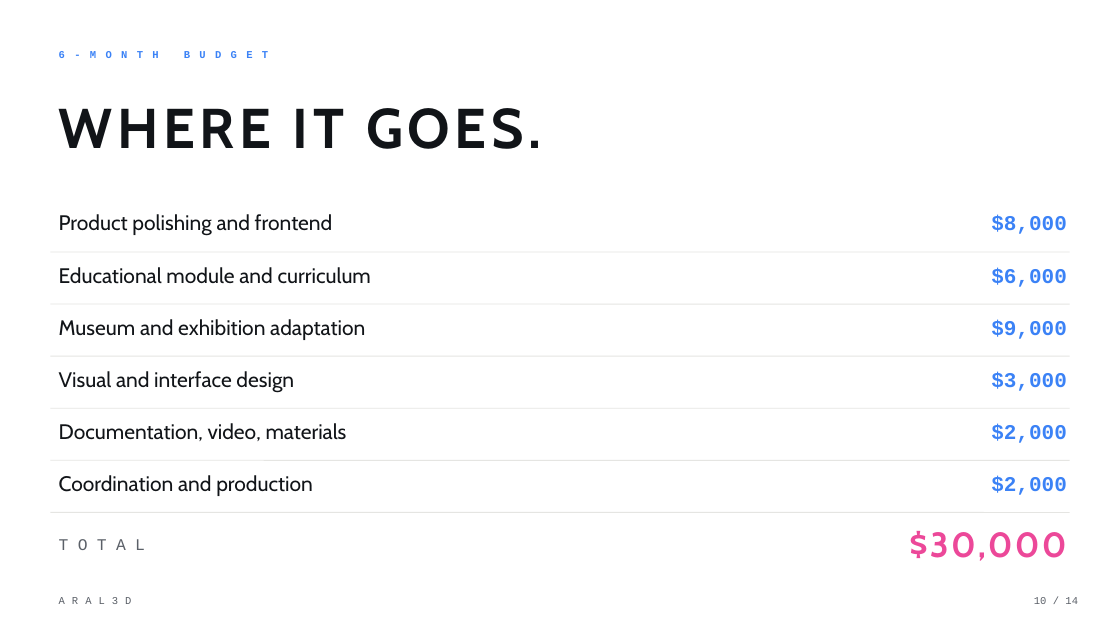
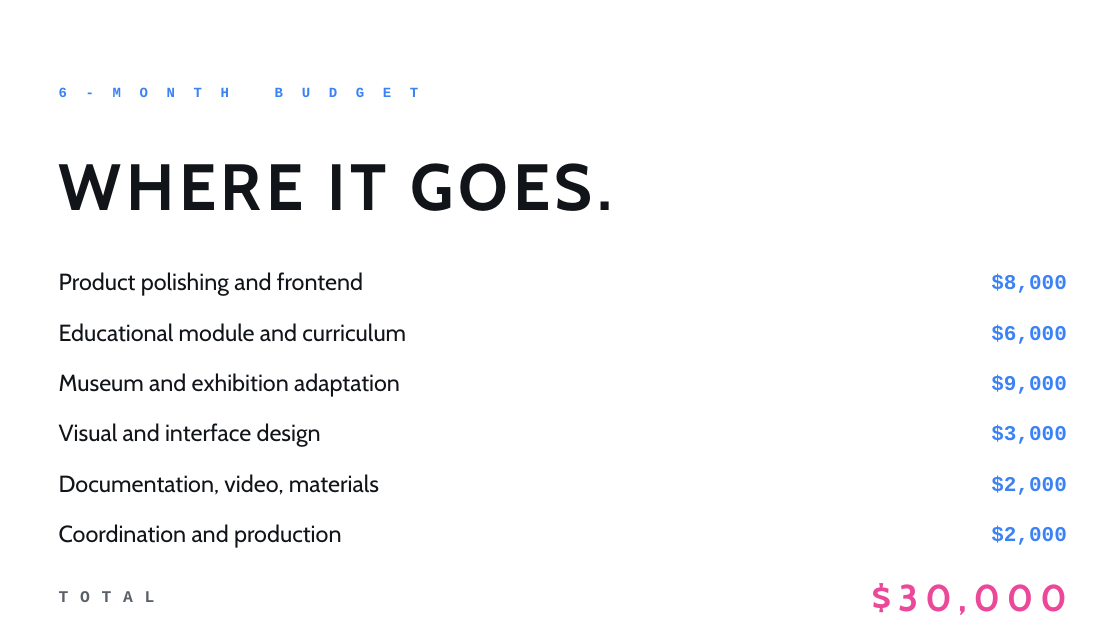
Before and after one commit to timateus/aral3d, a slide deck: slide 10 of public/aral3d-presentation.pptx. Drawn at 1120x630 pixels with LibreOffice and Linux fonts; fonts in the diff are those of the drawing. Boxes give left, top, right and bottom in pixels: in the first picture for what was removed or moved away, otherwise in the second. Text is boxed around its words. In the diff, an @@ line names an element or a change of style, - is before the commit and + after.

```diff
--- a/public/aral3d-presentation.pptx
+++ b/public/aral3d-presentation.pptx
@@ text "6-MONTH BUDGET": place and size @@
-text "6-MONTH BUDGET" at [59, 51, 65, 58]
+text "6-MONTH BUDGET" at [59, 87, 67, 97]
@@ text "6-MONTH BUDGET" at [59, 87, 67, 97]: size 9 to 12 pt, letter spacing 8 to 16 pt @@
@@ text "WHERE IT GOES.": place and size @@
-text "WHERE IT GOES." at [59, 108, 541, 149]
+text "WHERE IT GOES." at [59, 163, 613, 211]
@@ text "WHERE IT GOES." at [59, 163, 613, 211]: size 48 to 56 pt @@
@@ size 18 to 20 pt in 6 elements at [59, 524, 342, 548], [59, 474, 379, 495], [59, 423, 321, 447], [59, 373, 400, 397], [59, 323, 406, 342], [59, 272, 363, 296] @@
@@ text "Product polishing and frontend": place and size @@
-text "Product polishing and frontend" at [59, 214, 333, 236]
+text "Product polishing and frontend" at [59, 272, 363, 296]
@@ text "$8,000": place and size @@
-text "$8,000" at [991, 215, 1067, 234]
+text "$8,000" at [991, 274, 1067, 293]
@@ line removed from (50, 304) to (1070, 304) @@
@@ 8 texts: place and size @@
-8 texts at [50, 267, 1067, 565]
+8 texts at [50, 323, 1067, 618]
@@ line removed from (50, 356) to (1070, 356) @@
@@ line removed from (50, 408) to (1070, 408) @@
@@ text "Documentation, video, materials": place and size @@
-text "Documentation, video, materials" at [59, 423, 347, 441]
+text "Documentation, video, materials" at [59, 474, 379, 495]
@@ line removed from (50, 460) to (1070, 460) @@
@@ text "Coordination and production": place and size @@
-text "Coordination and production" at [59, 475, 313, 496]
+text "Coordination and production" at [59, 524, 342, 548]
@@ line removed from (50, 513) to (1070, 513) @@
@@ text "$2,000": place and size @@
-text "$2,000" at [991, 424, 1067, 443]
+text "$2,000" at [991, 526, 1067, 545]
@@ text "$30,000" at [872, 583, 1067, 615]: size 30 to 32 pt, letter spacing 2 to 6 pt @@
@@ text "TOTAL" at [50, 576, 807, 618]: letter spacing 8 to 10 pt, bold on @@
@@ text removed at [50, 588, 555, 613] @@
-ARAL3D
@@ text removed at [1034, 597, 1078, 604] @@
-10 / 14
```
Also in this commit, not shown: 9 other slides changed, 5 slides added, 4 slides removed, 16 other files.
